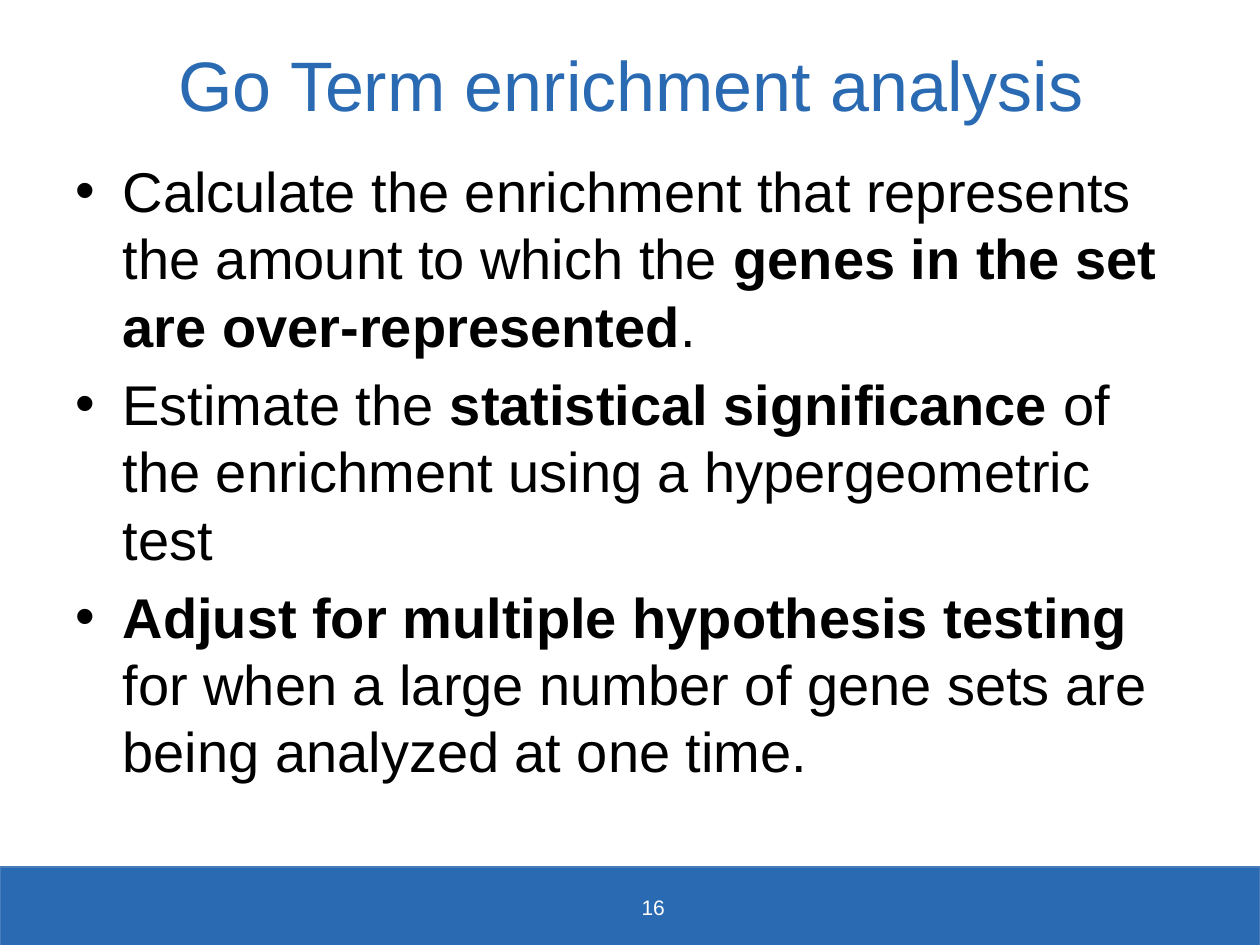
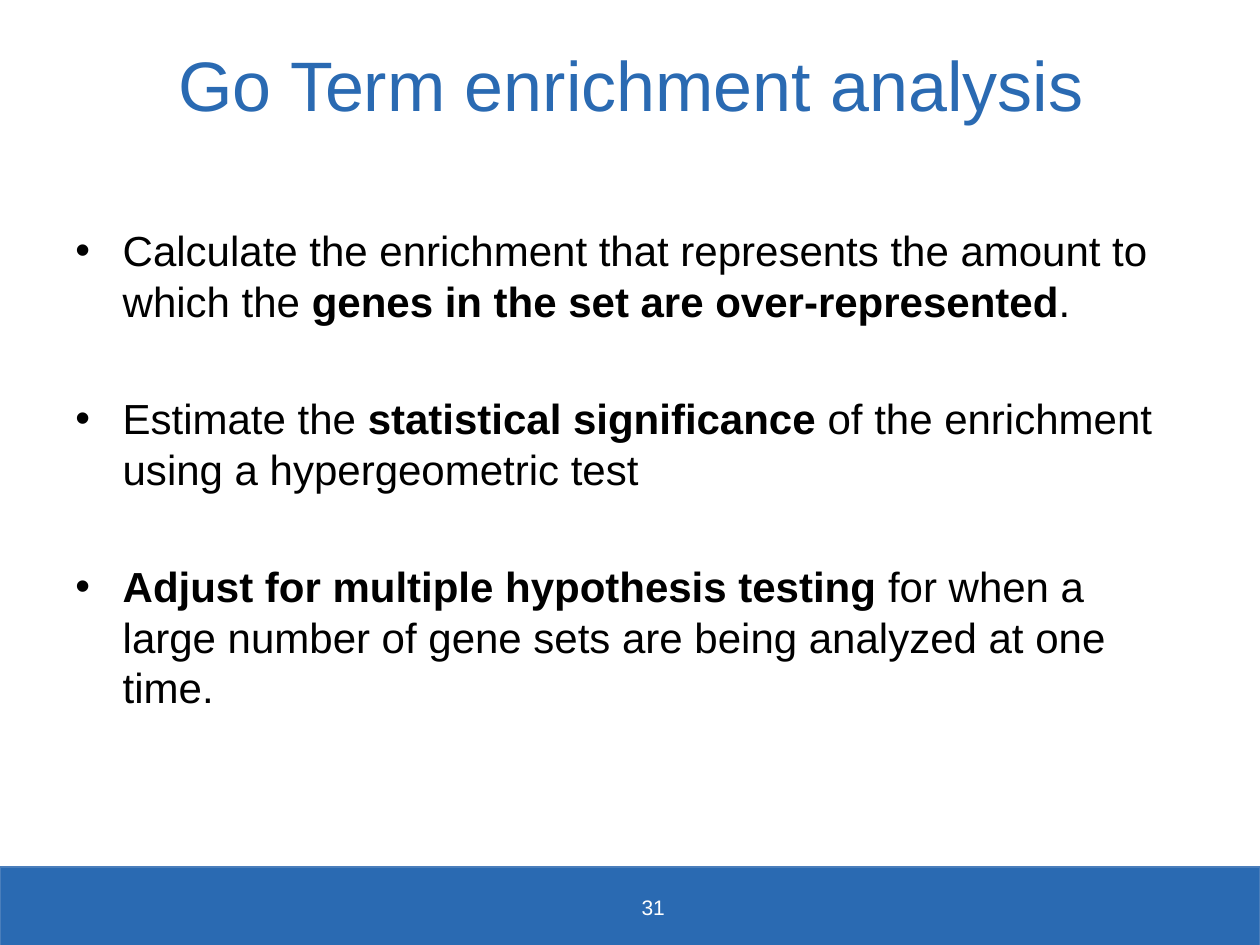
Before and after one commit to SysBioChalmers/KMG060-Systems-Biology-course, a slide deck: slide 31 of Exercise1_RNAseq_Analysis/KGM060-2019-Exercise1.pptx (slide 16 before the commit). Drawn at 1260x945 pixels with LibreOffice and Linux fonts; fonts in the diff are those of the drawing; background and template pictures are left out. Boxes give left, top, right and bottom in pixels: in the first picture for what was removed or moved away, otherwise in the second. Text is boxed around its words. In the diff, an @@ line names an element or a change of style, - is before the commit and + after.

```diff
--- a/Exercise1_RNAseq_Analysis/KGM060-2019-Exercise1.pptx
+++ b/Exercise1_RNAseq_Analysis/KGM060-2019-Exercise1.pptx
@@ text "Calculate the enrichment that represents ...": place and size @@
-text "Calculate the enrichment that represents ..." at (123,171,1157,783)
+text "Calculate the enrichment that represents ..." at (123,235,1152,704)
@@ text "Calculate the enrichment that represents ..." at (123,235,1152,704): size 32 to 24 pt; less space between paragraphs @@
@@ page number at (642,900,665,915): text changed @@
-16
+31
```
Also in this commit, not shown: 10 other slides changed, 17 slides added, 1 slide removed, 2 other files.
